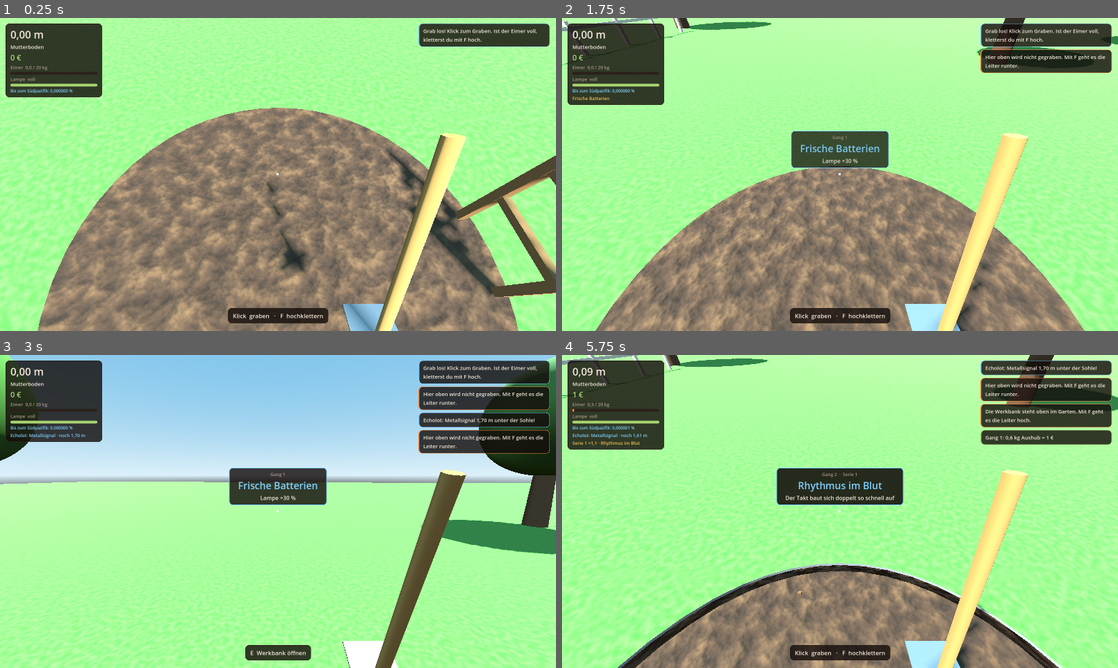
Above: before the commit, frames 1-4 (two rows, left to right).
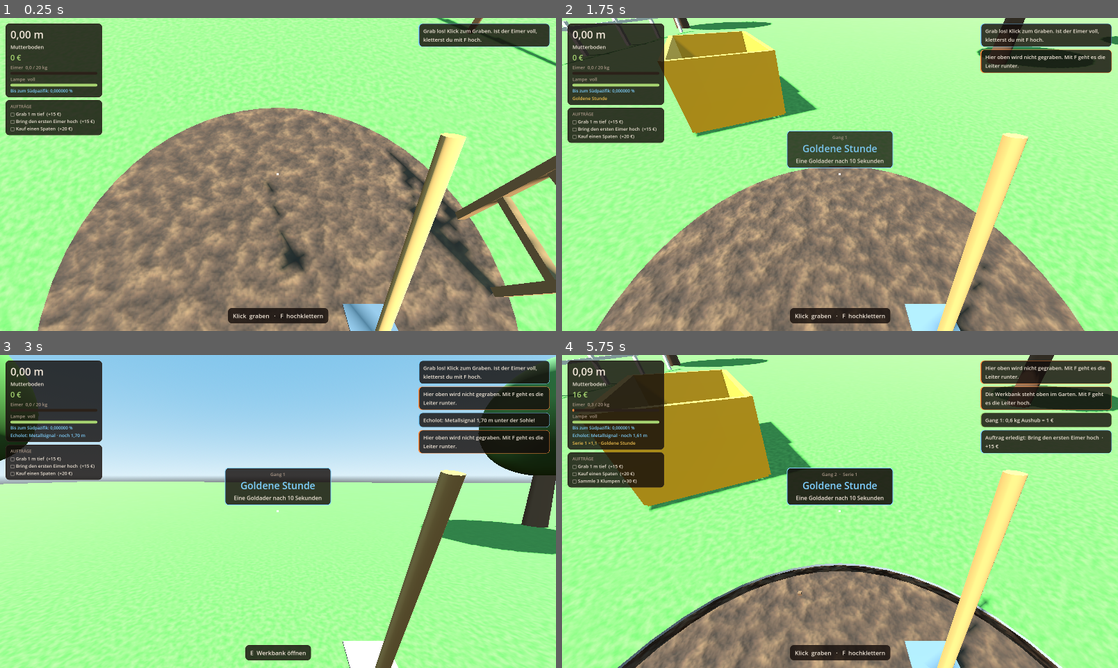
Above: after the commit, the same moments.

Repository: Schwanti/dig-to-the-other-side
Game: Godot game, scene res://scenes/main.tscn
Same seed, same stepped clock (60 frames per second), same inputs: the game is played once before the commit and once after it.
Inputs (mouse positions are in pixels of both pictures, inside the frame that each line leads up to):
- Up to frame 1 (0.25 s): no input
- Up to frame 2 (1.75 s): tap Enter at 0.5 s; move the mouse to (867, 174) at 0.52 s; hold F (climb) 0.53-1.28 s; hold W (move_forward) from 0.53 s (still down); click (867, 174) at 0.8 s; move the mouse to (812, 174) at 1.27 s; click (812, 174) at 1.35 s; tap F (climb) at 1.55 s
- Up to frame 3 (3 s): keep holding W (move_forward); move the mouse to (289, 505) at 2.02 s; hold F (climb) 2.03-2.78 s; click (289, 505) at 2.3 s; move the mouse to (272, 517) at 2.77 s; click (272, 517) at 2.85 s
- Up to frame 4 (5.75 s): keep holding W (move_forward); tap F (climb) at 3.05, 4.55 s; move the mouse to (878, 514) at 3.52 s; hold Space (dig_key) 3.53-4.28 s; click (878, 514) at 3.8 s; move the mouse to (795, 508) at 4.27 s; tap E (use) at 4.35 s; move the mouse to (845, 511) at 5.02 s; hold F (climb) from 5.03 s (still down); click (845, 511) at 5.3 s

The runs differ from the first frame. In frame 1, 2.2% of the frame differs, in the area x 1-100%, y 0-38%; in frame 2, 8.8%; in frame 3, 2.5%; in frame 4, 14%, in the area x 0-100%, y 0-100%.

Commit message:
Paket 3: Helfer und Aufträge
Maulwurf und Nachbarskinder als Helfer (Kinder sichtbar im Loch),
Kaffeemaschine, Gang-Karte Maulwurf-Party, 14 Aufträge im HUD und
auf einer Tafel im Garten, Container mit wachsendem Aushubhaufen
und feste Hindernisse im Garten.

Co-Authored-By: Claude Opus 5.5 <noreply@anthropic.com>

Diff:
--- a/scripts/game_state.gd
+++ b/scripts/game_state.gd
@@ -65,7 +65,59 @@
 	{"id": "gold", "name": "Goldene Stunde", "desc": "Eine Goldader nach 10 Sekunden"},
 	{"id": "crit", "name": "Glückspilz", "desc": "Glückstreffer doppelt so oft"},
 	{"id": "finds", "name": "Fundreiche Schicht", "desc": "Doppelt so viele Klumpen"},
-]
+	{"id": "mole", "name": "Maulwurf-Party", "desc": "Alle Helfer ×3"},
+]
+
+# ---------- Helfer ----------
+# Sie graben selbstständig und bringen ihren Aushub selbst hoch.
+var HELPERS: Array = [
+	{"id": "mole", "name": "Maulwurf", "rate": 0.01, "cost": 15, "growth": 1.35, "desc": "Wühlt unten mit und bringt seinen Aushub selbst hoch."},
+	{"id": "kid", "name": "Nachbarskind", "rate": 0.04, "cost": 80, "growth": 1.35, "desc": "Gräbt neben dir. Wird mit Eis bezahlt."},
+]
+var EXTRAS: Array = [
+	{"id": "coffee", "name": "Kaffeemaschine", "cost": 300, "desc": "Alle Helfer graben 1,5× so schnell."},
+]
+var n: Dictionary = {"mole": 0, "kid": 0}
+var ex: Dictionary = {}
+
+# ---------- Aufträge ----------
+var best_mult := 1.0
+var best_load := 0.0
+var q_done: Dictionary = {}
+var QUESTS: Array = [
+	{"id": "d1", "t": "Grab 1 m tief", "r": 15},
+	{"id": "trip", "t": "Bring den ersten Eimer hoch", "r": 15},
+	{"id": "spade", "t": "Kauf einen Spaten", "r": 20},
+	{"id": "finds3", "t": "Sammle 3 Klumpen", "r": 30},
+	{"id": "takt2", "t": "Schaffe einen Takt von ×2", "r": 40},
+	{"id": "d10", "t": "Erreiche 10 m Tiefe", "r": 60},
+	{"id": "kid", "t": "Heuere ein Nachbarskind an", "r": 50},
+	{"id": "load40", "t": "Bring 40 kg auf einmal hoch", "r": 80},
+	{"id": "rare", "t": "Finde etwas Seltenes", "r": 80},
+	{"id": "d30", "t": "Erreiche 30 m: Sandstein", "r": 150},
+	{"id": "winch", "t": "Kauf die Seilwinde", "r": 150},
+	{"id": "epic", "t": "Finde etwas Episches", "r": 250},
+	{"id": "book5", "t": "Fülle 5 Seiten im Sammelbuch", "r": 300},
+	{"id": "d100", "t": "Erreiche 100 m Tiefe", "r": 400},
+]
+
+func quest_ok(id: String) -> bool:
+	match id:
+		"d1": return depth >= 1.0
+		"trip": return trips >= 1
+		"spade": return lv["tool"] >= 1
+		"finds3": return found_total >= 3
+		"takt2": return best_mult >= 2.0
+		"d10": return depth >= 10.0
+		"kid": return n["kid"] >= 1
+		"load40": return best_load >= 40.0
+		"rare": return best_rarity >= 1
+		"d30": return depth >= 30.0
+		"winch": return lv["climb"] >= 2
+		"epic": return best_rarity >= 2
+		"book5": return book.size() >= 5
+		"d100": return depth >= 100.0
+	return false
 
 # ---------- Fundstücke ----------
 const FIND_CHANCE := 0.035   # pro Schlag
@@ -208,6 +260,7 @@
 	trips += 1
 	streak += 1
 	sold_kg += load_kg
+	best_load = maxf(best_load, load_kg)
 	var extra := "" if mults.is_empty() else "  (" + " · ".join(mults) + ")"
 	toast.emit("Gang %d: %s kg Aushub = %s%s" % [trips, fmt_num(load_kg, 1), fmt_eur(total), extra], "money")
 	if knapp:
@@ -219,6 +272,60 @@
 	load_kg = 0.0
 	load_val = 0.0
 	save_game()
+
+func helper_rate() -> float:
+	var sum := 0.0
+	for h in HELPERS:
+		sum += float(h["rate"]) * int(n[h["id"]])
+	return sum * (1.5 if ex.has("coffee") else 1.0) * (3.0 if mod_is("mole") else 1.0)
+
+func helper_cost(h: Dictionary) -> float:
+	return ceilf(float(h["cost"]) * pow(float(h["growth"]), int(n[h["id"]])))
+
+func buy_helper(h: Dictionary) -> bool:
+	var c := helper_cost(h)
+	if eur < c:
+		return false
+	eur -= c
+	n[h["id"]] += 1
+	if n[h["id"]] == 1:
+		toast.emit("%s packt mit an!" % h["name"], "big")
+	save_game()
+	return true
+
+func buy_extra(e: Dictionary) -> bool:
+	if ex.has(e["id"]) or eur < float(e["cost"]):
+		return false
+	eur -= float(e["cost"])
+	ex[e["id"]] = true
+	toast.emit("%s gekauft!" % e["name"], "big")
+	save_game()
+	return true
+
+func open_quests() -> Array:
+	var out: Array = []
+	for i in QUESTS.size():
+		if not q_done.has(QUESTS[i]["id"]):
+			out.append(i)
+		if out.size() == 3:
+			break
+	return out
+
+## Prüft die drei offenen Aufträge und zahlt erledigte aus.
+func check_quests() -> void:
+	for i in open_quests():
+		var q: Dictionary = QUESTS[i]
+		if quest_ok(q["id"]):
+			q_done[q["id"]] = true
+			eur += float(q["r"])
+			total_eur += float(q["r"])
+			toast.emit("Auftrag erledigt: %s  ·  +%s" % [q["t"], fmt_eur(q["r"])], "big")
+
+func quest_lines() -> Array:
+	var out: Array = []
+	for i in open_quests():
+		out.append("%s  (+%d €)" % [QUESTS[i]["t"], QUESTS[i]["r"]])
+	return out
 
 func find_by_id(id: String) -> Dictionary:
 	for F in FINDS:
@@ -302,6 +409,7 @@
 		"depth": depth, "eur": eur, "total_eur": total_eur, "load_kg": load_kg, "load_val": load_val,
 		"lv": lv, "trips": trips, "sold_kg": sold_kg, "streak": streak, "best_trip": best_trip,
 		"bag": bag, "book": book, "found_total": found_total, "best_rarity": best_rarity, "sonar": sonar,
+		"n": n, "ex": ex, "q_done": q_done, "best_mult": best_mult, "best_load": best_load,
 	}
 	var f := FileAccess.open(SAVE_PATH, FileAccess.WRITE)
 	if f:
@@ -329,6 +437,13 @@
 	found_total = int(data.get("found_total", 0))
 	best_rarity = int(data.get("best_rarity", -1))
 	sonar = data.get("sonar", {})
+	best_mult = float(data.get("best_mult", 1.0))
+	best_load = float(data.get("best_load", 0.0))
+	ex = data.get("ex", {})
+	q_done = data.get("q_done", {})
+	var saved_n: Dictionary = data.get("n", {})
+	for k in n.keys():
+		n[k] = int(saved_n.get(k, 0))
 	book = {}
 	var saved_book: Dictionary = data.get("book", {})
 	for id in saved_book.keys():
@@ -343,6 +458,7 @@
 	depth = 0.0; eur = 0.0; total_eur = 0.0; load_kg = 0.0; load_val = 0.0
 	trips = 0; sold_kg = 0.0; streak = 0; best_trip = 0.0; mod = {}
 	bag = []; book = {}; found_total = 0; best_rarity = -1; sonar = {}
+	n = {"mole": 0, "kid": 0}; ex = {}; q_done = {}; best_mult = 1.0; best_load = 0.0
 	for k in lv.keys():
 		lv[k] = 0
 	batt = lamp_max()
--- a/scripts/hud.gd
+++ b/scripts/hud.gd
@@ -25,6 +25,8 @@
 var reveal_n: Label
 var reveal_v: Label
 var boost_l: Label
+var helper_l: Label
+var quest_l: Label
 var takt_l: Label
 var takt_bar: ProgressBar
 var prompt_l: Label
@@ -55,6 +57,24 @@
 	boost_l = _label(v, 13, C_CAUTION)
 	boost_l.autowrap_mode = TextServer.AUTOWRAP_WORD_SMART
 	boost_l.custom_minimum_size = Vector2(250, 0)
+	helper_l = _label(v, 13, C_MUTED)
+
+	# Aufträge unter der Hauptanzeige
+	var qpanel := PanelContainer.new()
+	qpanel.add_theme_stylebox_override("panel", _plate())
+	qpanel.position = Vector2(16, 0)
+	qpanel.name = "Quests"
+	add_child(qpanel)
+	var qv := VBoxContainer.new()
+	qv.custom_minimum_size = Vector2(250, 0)
+	qpanel.add_child(qv)
+	var qt := _label(qv, 12, C_MUTED)
+	qt.text = "AUFTRÄGE"
+	quest_l = _label(qv, 13, C_TEXT)
+	quest_l.autowrap_mode = TextServer.AUTOWRAP_WORD_SMART
+	quest_l.custom_minimum_size = Vector2(250, 0)
+	set_meta("main_panel", panel)
+	set_meta("quest_panel", qpanel)
 
 	# Takt unter dem Fadenkreuz
 	takt_l = Label.new()
@@ -194,6 +214,18 @@
 	boost_l.visible = boost_l.text != ""
 	sonar_l.text = extra.get("sonar", "")
 	sonar_l.visible = sonar_l.text != ""
+	var rate: float = extra.get("helpers", 0.0)
+	helper_l.text = "Helfer graben %s/s" % Game.fmt_len(rate)
+	helper_l.visible = rate > 0.0
+	var ql: Array = extra.get("quests", [])
+	var qtext := ""
+	for q in ql:
+		qtext += "□ " + str(q) + "\n"
+	quest_l.text = qtext.strip_edges()
+	var main_panel: Control = get_meta("main_panel")
+	var quest_panel: Control = get_meta("quest_panel")
+	quest_panel.visible = not ql.is_empty()
+	quest_panel.position = Vector2(16, main_panel.position.y + main_panel.size.y + 8)
 	var bag_n: int = extra.get("bag", 0)
 	bag_l.text = "Rucksack: %d Klumpen" % bag_n
 	bag_l.visible = bag_n > 0
--- a/scripts/main.gd
+++ b/scripts/main.gd
@@ -8,6 +8,9 @@
 const WorkbenchScript := preload("res://scripts/workbench_ui.gd")
 
 const BENCH_POS := Vector3(4.6, 0.0, 2.6)
+const CONTAINER_POS := Vector3(-3.8, 0.0, 2.2)
+const BOARD_POS := Vector3(3.6, 0.0, -2.8)
+const SHIRTS := ["#3c8dde", "#e0533d", "#46b06a", "#f2b632", "#a05cc9", "#e07ab0"]
 const COOLDOWN := [0.24, 0.26, 0.32, 0.1]   # Pause zwischen zwei Schlägen je Werkzeug
 
 # Ohne festen Typ, damit die eigenen Eigenschaften der Skripte (state, cam, refresh …) erreichbar sind
@@ -41,6 +44,12 @@
 var finds: Array = []
 var reveal_queue: Array = []
 var revealing := false
+# Helfer und Garten
+var kids: Node3D
+var mole_acc := 0.0
+var pile: MeshInstance3D
+var board_label: Label3D
+var quest_timer := 0.0
 
 
 func _ready() -> void:
@@ -62,6 +71,10 @@
 	player.descend_started.connect(_on_descend)
 	bench_ui.closed.connect(func(): player.input_enabled = true)
 	_build_gold_disc()
+	_build_container_and_board()
+	kids = Node3D.new()
+	add_child(kids)
+	player.obstacles = [[BENCH_POS, 1.2], [CONTAINER_POS, 1.5], [BOARD_POS, 0.6]]
 
 	if Game.load_game() and Game.depth > 0.05:
 		player.place_on_surface()
@@ -86,6 +99,12 @@
 	_update_finds()
 	if not Game.sonar.is_empty() and Game.depth >= float(Game.sonar["d"]):
 		_sonar_reached()
+	_update_helpers(delta)
+	quest_timer += delta
+	if quest_timer > 0.5:
+		quest_timer = 0.0
+		Game.check_quests()
+		_update_board()
 	if clock - last_hit > 0.8:
 		combo = 0
 		combo_level = 0
@@ -105,6 +124,7 @@
 	hud.refresh(zone, p[0], p[1], {
 		"combo": combo, "combo_mult": _combo_mult(), "boosts": " · ".join(boosts),
 		"sonar": sonar_text, "aim_find": _aimed_find() >= 0, "bag": Game.bag.size(),
+		"quests": Game.quest_lines(), "helpers": Game.helper_rate(),
 	})
 
 	save_timer += delta
@@ -147,6 +167,7 @@
 		combo = 0
 	last_hit = clock
 	var mult := _combo_mult()
+	Game.best_mult = maxf(Game.best_mult, mult)
 	var level := 3 if mult >= 2.5 else (2 if mult >= 2.0 else (1 if mult >= 1.5 else 0))
 	if level > combo_level:
 		hud.show_takt_level(mult)
@@ -312,6 +333,170 @@
 	Game.toast.emit("Echolot-Ziel erreicht: %s! Der Klumpen liegt in der Sohle." % k["name"], "big")
 
 
+# ---------- Helfer ----------
+## Helfer graben laufend und bringen ihren Aushub selbst hoch: das Geld kommt sofort.
+func _update_helpers(delta: float) -> void:
+	var rate := Game.helper_rate()
+	if rate > 0.0:
+		var r := Game.dig(rate * delta)
+		Game.eur += r["val"]
+		Game.total_eur += r["val"]
+	# Nachbarskinder graben sichtbar neben dir (höchstens sechs)
+	var want := mini(6, int(Game.n["kid"]))
+	while kids.get_child_count() < want:
+		kids.add_child(_make_kid(kids.get_child_count()))
+	kids.position.y = -Game.depth
+	for child in kids.get_children():
+		var kid := child as Node3D
+		var ph: float = float(kid.get_meta("phase")) + delta * 5.0
+		kid.set_meta("phase", ph)
+		var arm: Node3D = kid.get_meta("arm")
+		arm.rotation.x = sin(ph) * 0.6 - 0.2
+		kid.position.y = absf(sin(ph)) * 0.03
+	# Maulwürfe werfen ab und zu Erde auf
+	if Game.n["mole"] > 0:
+		mole_acc += delta * minf(3.0, Game.n["mole"] * 0.4)
+		if mole_acc > 1.0:
+			mole_acc = 0.0
+			var a := 0.6 + randf() * 5.0
+			dirt.global_position = Vector3(cos(a) * (Game.R - 0.3), -Game.depth, sin(a) * (Game.R - 0.3))
+			dirt.color = Game.current_layer()["base"]
+			dirt.restart()
+
+
+func _make_kid(i: int) -> Node3D:
+	var g := Node3D.new()
+	var shirt := Color(SHIRTS[i % SHIRTS.size()])
+	var parts := [
+		[_mesh_box(Vector3(0.22, 0.5, 0.18)), Color("#2f3b55"), Vector3(0, 0.25, 0)],
+		[_mesh_cyl(0.15, 0.13, 0.45), shirt, Vector3(0, 0.72, 0)],
+		[_mesh_sphere(0.13, false), Color("#f0c9a0"), Vector3(0, 1.08, 0)],
+		[_mesh_sphere(0.135, true), Color(SHIRTS[(i + 2) % SHIRTS.size()]), Vector3(0, 1.1, 0)],
+	]
+	for p in parts:
+		var mi := MeshInstance3D.new()
+		mi.mesh = p[0]
+		mi.material_override = _mat(p[1])
+		mi.position = p[2]
+		g.add_child(mi)
+	var arm := Node3D.new()
+	arm.position = Vector3(0, 0.85, 0.12)
+	g.add_child(arm)
+	var stick := MeshInstance3D.new()
+	stick.mesh = _mesh_cyl(0.015, 0.015, 0.5)
+	stick.material_override = _mat(Color("#a0763f"))
+	stick.position = Vector3(0, -0.15, 0.12)
+	stick.rotation.x = 0.9
+	arm.add_child(stick)
+	var blade := MeshInstance3D.new()
+	blade.mesh = _mesh_box(Vector3(0.1, 0.01, 0.12))
+	blade.material_override = _mat(Color("#9aa0a6"), 0.4)
+	blade.position = Vector3(0, -0.32, 0.32)
+	blade.rotation.x = 0.9
+	arm.add_child(blade)
+	g.set_meta("arm", arm)
+	g.set_meta("phase", randf() * 6.0)
+	# Rund um die Wand verteilt, die Leiterseite bleibt frei, Blick zur Mitte
+	var a := 0.7 + (float(i) / 6.0) * (TAU - 1.4)
+	var x := cos(a) * (Game.R - 0.38)
+	var z := sin(a) * (Game.R - 0.38)
+	g.position = Vector3(x, 0, z)
+	g.rotation.y = atan2(-x, -z)
+	return g
+
+
+func _mesh_box(size: Vector3) -> BoxMesh:
+	var m := BoxMesh.new()
+	m.size = size
+	return m
+
+
+func _mesh_cyl(top: float, bottom: float, h: float) -> CylinderMesh:
+	var m := CylinderMesh.new()
+	m.top_radius = top
+	m.bottom_radius = bottom
+	m.height = h
+	m.radial_segments = 12
+	return m
+
+
+func _mesh_sphere(radius: float, half: bool) -> SphereMesh:
+	var m := SphereMesh.new()
+	m.radius = radius
+	m.height = radius * (1.0 if half else 2.0)
+	m.is_hemisphere = half
+	m.radial_segments = 14
+	m.rings = 8
+	return m
+
+
+# ---------- Container und Auftragstafel ----------
+func _build_container_and_board() -> void:
+	var cont := Node3D.new()
+	cont.position = CONTAINER_POS
+	cont.rotation.y = 0.5
+	add_child(cont)
+	var yel := Color("#e0a21c")
+	for part in [
+		[Vector3(2.4, 0.08, 1.4), Vector3(0, 0.1, 0)],
+		[Vector3(2.4, 1.0, 0.08), Vector3(0, 0.55, 0.7)],
+		[Vector3(2.4, 1.0, 0.08), Vector3(0, 0.55, -0.7)],
+		[Vector3(0.08, 1.0, 1.4), Vector3(1.2, 0.55, 0)],
+		[Vector3(0.08, 1.0, 1.4), Vector3(-1.2, 0.55, 0)],
+	]:
+		var mi := MeshInstance3D.new()
+		mi.mesh = _mesh_box(part[0])
+		mi.material_override = _mat(yel, 0.6)
+		mi.position = part[1]
+		cont.add_child(mi)
+	# Der Aushubhaufen wächst mit jedem verkauften Kilo
+	pile = MeshInstance3D.new()
+	var cone := CylinderMesh.new()
+	cone.top_radius = 0.0
+	cone.bottom_radius = 1.0
+	cone.height = 1.0
+	pile.mesh = cone
+	pile.material_override = _mat(Color("#6e4c31"))
+	cont.add_child(pile)
+	_sign("CONTAINER", CONTAINER_POS + Vector3(0, 1.7, 0), Color("#e0a21c"))
+
+	# Auftragstafel, zum Loch gedreht
+	var board := Node3D.new()
+	board.position = BOARD_POS
+	board.rotation.y = atan2(-BOARD_POS.x, -BOARD_POS.z)
+	add_child(board)
+	for part in [
+		[Vector3(0.08, 1.9, 0.08), Color("#5e3f22"), Vector3(-0.8, 0.95, 0)],
+		[Vector3(0.08, 1.9, 0.08), Color("#5e3f22"), Vector3(0.8, 0.95, 0)],
+		[Vector3(1.7, 1.1, 0.04), Color("#2c3a2a"), Vector3(0, 1.35, 0)],
+	]:
+		var mi := MeshInstance3D.new()
+		mi.mesh = _mesh_box(part[0])
+		mi.material_override = _mat(part[1])
+		mi.position = part[2]
+		board.add_child(mi)
+	board_label = Label3D.new()
+	board_label.font_size = 40
+	board_label.pixel_size = 0.0035
+	board_label.width = 440.0
+	board_label.autowrap_mode = TextServer.AUTOWRAP_WORD_SMART
+	board_label.horizontal_alignment = HORIZONTAL_ALIGNMENT_LEFT
+	board_label.modulate = Color("#f0ead8")
+	board_label.position = Vector3(0, 1.35, 0.03)
+	board.add_child(board_label)
+	_update_board()
+
+
+func _update_board() -> void:
+	var s: float = 0.15 + minf(1.2, log(1.0 + Game.sold_kg) / log(10.0) / 3.0)
+	pile.scale = Vector3(minf(1.1, s), s * 0.9, minf(0.62, s * 0.6))
+	pile.position.y = 0.14 + s * 0.45
+	var lines := PackedStringArray(["AUFTRÄGE"])
+	for l in Game.quest_lines():
+		lines.append("□ " + l)
+	board_label.text = "\n".join(lines)
+
+
 ## Oben werden die Klumpen einzeln aufgeklopft: erst Klopfen und Spannung, dann der Inhalt.
 func _queue_reveal(items: Array) -> void:
 	reveal_queue.append_array(items)
--- a/scripts/player.gd
+++ b/scripts/player.gd
@@ -17,6 +17,7 @@
 var pitch := -1.0
 var shake := 0.0
 var input_enabled := true
+var obstacles: Array = []   # [Mitte, Radius] von Dingen im Garten, durch die man nicht läuft
 
 var cam: Camera3D
 var lamp: SpotLight3D
@@ -118,6 +119,16 @@
 		elif r > 22.0:
 			position.x *= 22.0 / r
 			position.z *= 22.0 / r
+		if position.z > 8.6 and absf(position.x) < 14.6:
+			position.z = 8.6   # Gartenzaun
+		for o in obstacles:
+			var c: Vector3 = o[0]
+			var rad: float = o[1]
+			var dv := Vector2(position.x - c.x, position.z - c.z)
+			if dv.length() < rad and dv.length() > 0.001:
+				var push := dv.normalized() * rad
+				position.x = c.x + push.x
+				position.z = c.z + push.y
 
 
 func toggle_climb() -> void:
--- a/scripts/workbench_ui.gd
+++ b/scripts/workbench_ui.gd
@@ -97,6 +97,26 @@
 			b.disabled = Game.eur < float(n["cost"])
 			b.pressed.connect(_buy.bind(k))
 		list.add_child(b)
+	# Helfer: mehrfach kaufbar, jeder weitere wird teurer
+	for h in Game.HELPERS:
+		var cost := Game.helper_cost(h)
+		var hb := Button.new()
+		hb.alignment = HORIZONTAL_ALIGNMENT_LEFT
+		hb.custom_minimum_size = Vector2(0, 52)
+		hb.text = "Helfer: %s  ×%d\n%s  ·  %s" % [h["name"], Game.n[h["id"]], h["desc"], Game.fmt_eur(cost)]
+		hb.disabled = Game.eur < cost
+		hb.pressed.connect(_buy_helper.bind(h))
+		list.add_child(hb)
+	for e in Game.EXTRAS:
+		if Game.ex.has(e["id"]):
+			continue
+		var eb := Button.new()
+		eb.alignment = HORIZONTAL_ALIGNMENT_LEFT
+		eb.custom_minimum_size = Vector2(0, 52)
+		eb.text = "Extra: %s\n%s  ·  %s" % [e["name"], e["desc"], Game.fmt_eur(float(e["cost"]))]
+		eb.disabled = Game.eur < float(e["cost"])
+		eb.pressed.connect(_buy_extra.bind(e))
+		list.add_child(eb)
 
 
 ## Sammelbuch: gefundene Stücke mit Anzahl, unbekannte als ???
@@ -135,6 +155,16 @@
 		book_grid.add_child(cell)
 
 
+func _buy_helper(h: Dictionary) -> void:
+	if Game.buy_helper(h):
+		_rebuild()
+
+
+func _buy_extra(e: Dictionary) -> void:
+	if Game.buy_extra(e):
+		_rebuild()
+
+
 func _buy(k: String) -> void:
 	if Game.buy(k):
 		_rebuild()
